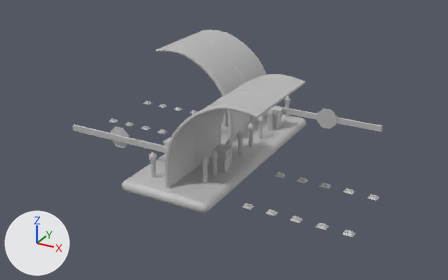
The FBX model Assets/_ProtoTypes/Denis/Assets/Cancela_Estacionamento_01.fbx as it was, and as the next commit left it.
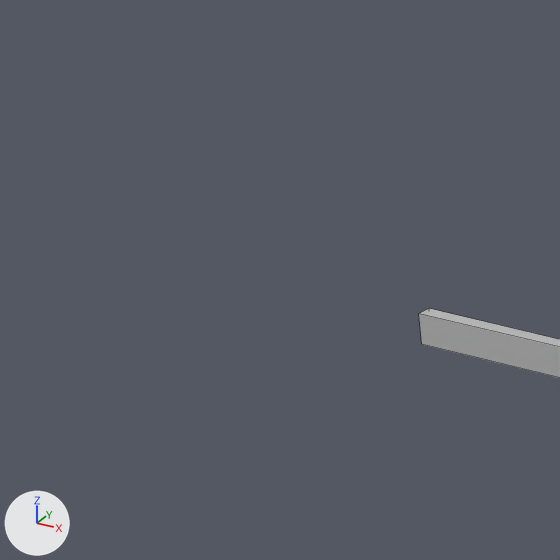
The first picture shows the older version from a 50 mm lens placed at (12.17, -22.13, 11.59), pointed at (0.25, -0.45, 0.75). The close-ups show both versions on the part from 0% to 22% of the width and 25% to 60% of the height of that picture; other places that the commit changed are outside them. Every picture has the same lights, and +X, +Y and +Z are marked at lower left. The close-ups show mesh edges as thin lines. Where no turn or scale is listed for an object, it has been applied to the vertices.

Objects in the first close-up: 'Cancela2'.
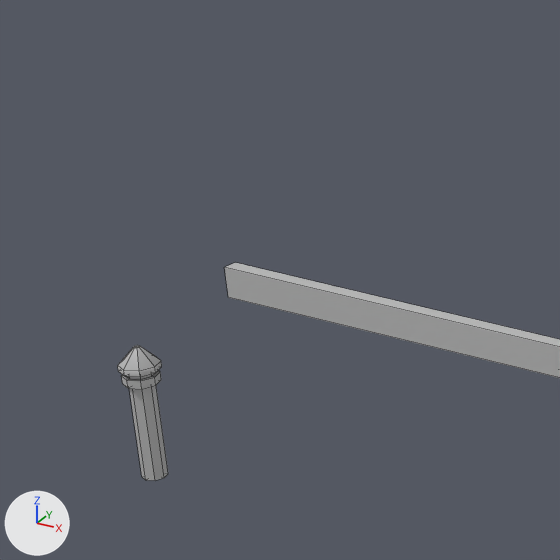
Where the newer file only moved an object's origin or applied its transform, the numbers keep the older frame.

Where the change shows, as pixel boxes (x1, y1, x2, y2) in the close-ups (560 x 560 px):
'Cancela2', reshaped: before (419, 308, 560, 378); after (224, 263, 560, 378)
'Cancela_Estacionamento_01mt:Poste15', added: after (118, 345, 168, 480)

What the commit changed:
me_mesh_028 has 72 vertices, 69 faces and spans x -2.62..2.62, y -0.37..0.37, z -0.5..0.5.
me_mesh_028 is used by ob_cancela2; location (-3.375, -2.634, 0.729).
Before the commit, vertices of me_mesh_028: 68 (-2.62, -0.26, 0.14), 69 (-2.62, -0.26, 0.4) at pixel (429, 308), 70 (-2.62, -0.37, 0.14) at pixel (421, 344), 71 (-2.62, -0.37, 0.4) at pixel (418, 313).
Part 1, on me_mesh_028:
Vertices 68 to 71 of me_mesh_028 move by (-2.0, 0.0, 0.0).
Mesh me_mesh_016_1 is new.
It has 74 vertices, 80 faces and spans x -0.162..0.162, y -0.162..0.162, z 0.0..1.097.
It uses material mat_lambert1 (grey #bcbcbc).
Object 'Cancela_Estacionamento_01mt:Poste15' (ob_cancela_estacionamento_01mt_poste15) is new; it shows me_mesh_016_1.
Its location is (-8.0, -4.0, -0.285).
